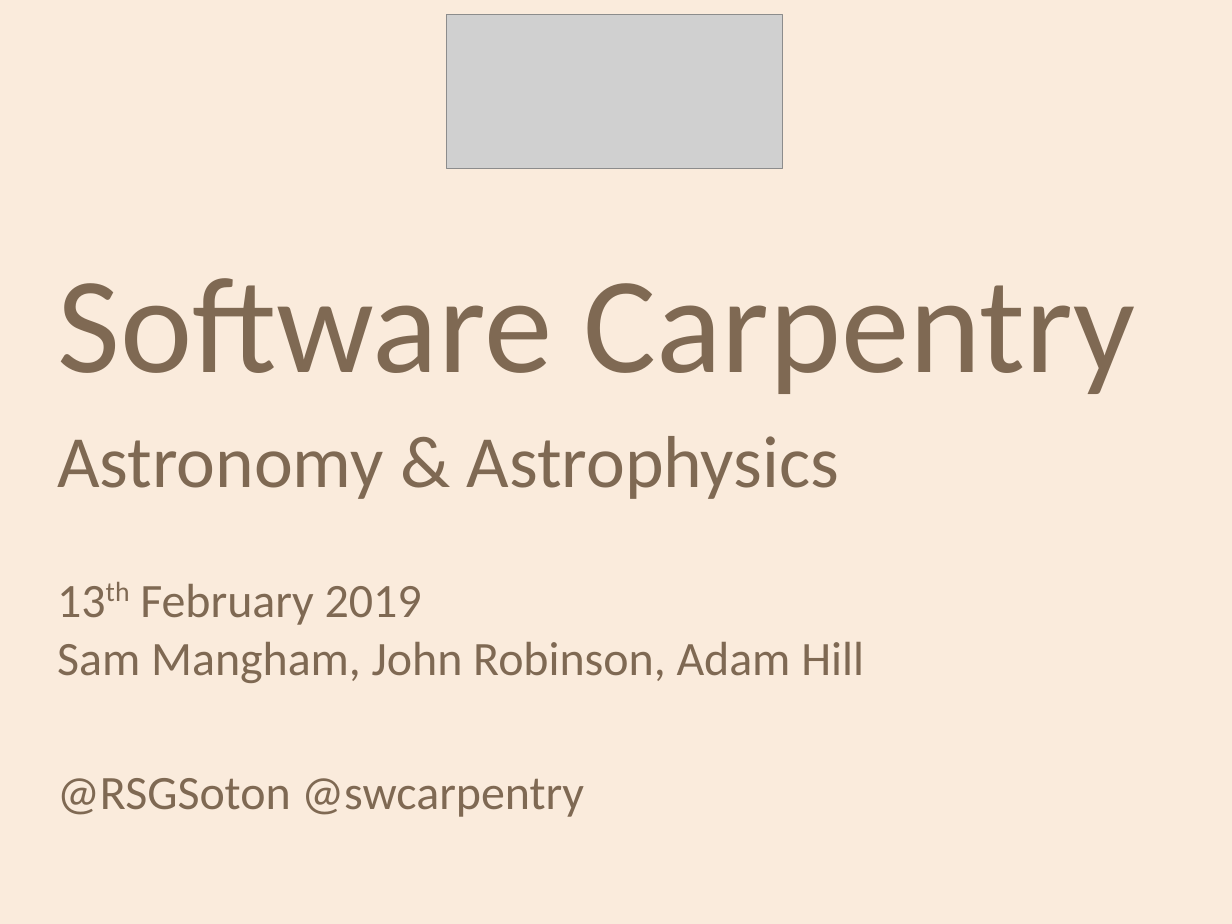
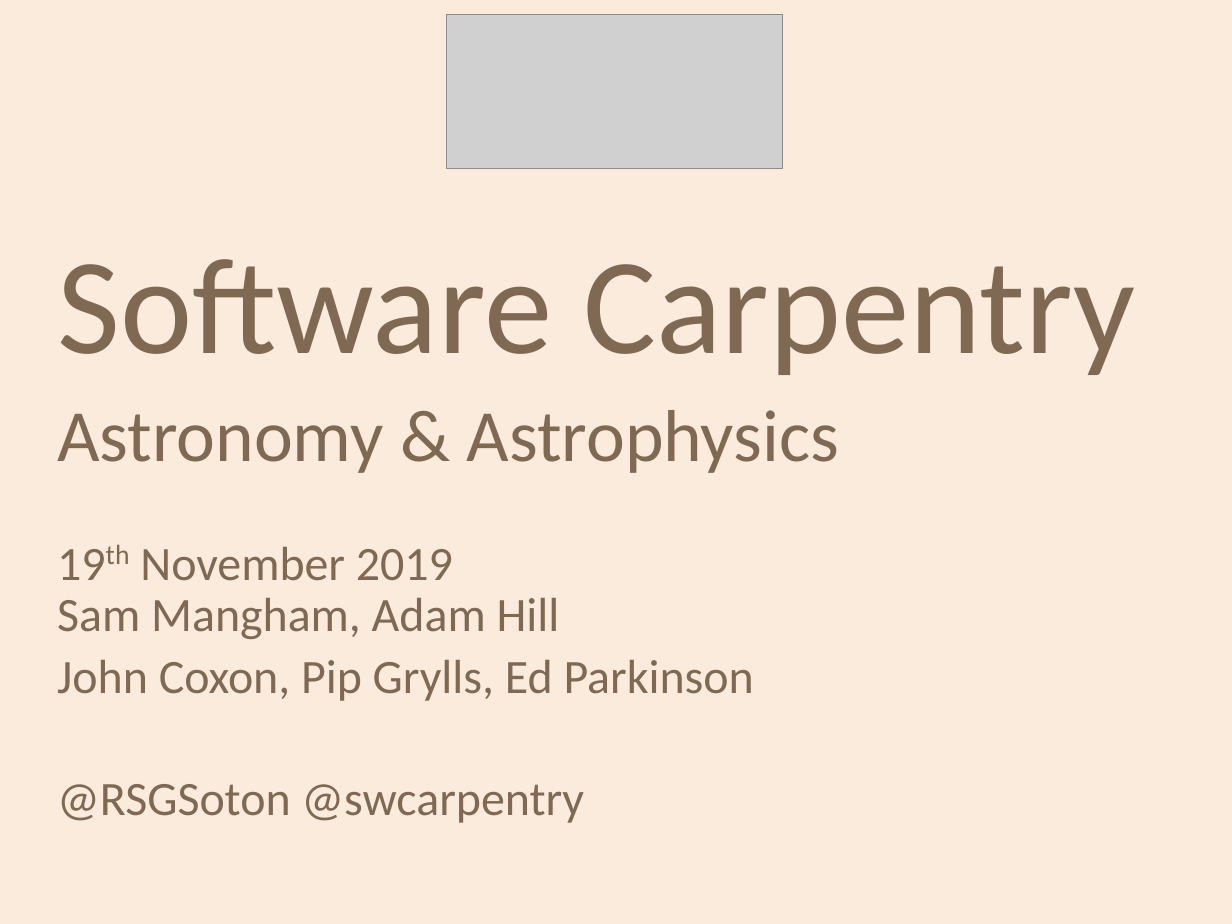
Before and after one commit to softwaresaved/2020-04-30-ramp-swc, a slide deck: slide 1 of welcome/swc-rsg-wrap-up.odp. Drawn at 1232x924 pixels with LibreOffice and Linux fonts; fonts in the diff are those of the drawing; grey boxes stand for pictures; background and template pictures are left out. Boxes give left, top, right and bottom in pixels: in the first picture for what was removed or moved away, otherwise in the second. Text is boxed around its words. In the diff, an @@ line names an element or a change of style, - is before the commit and + after.

```diff
--- a/welcome/swc-rsg-wrap-up.odp
+++ b/welcome/swc-rsg-wrap-up.odp
@@ text at (57,259,1136,823): line spacing 1 to 0.9 @@
@@ text at (57,547,754,701): text changed @@
-13th February 2019
-Sam Mangham, John Robinson, Adam Hill
+19th November 2019
+Sam Mangham, Adam Hill
+John Coxon, Pip Grylls, Ed Parkinson
```
Also in this commit, not shown: 4 other files.
